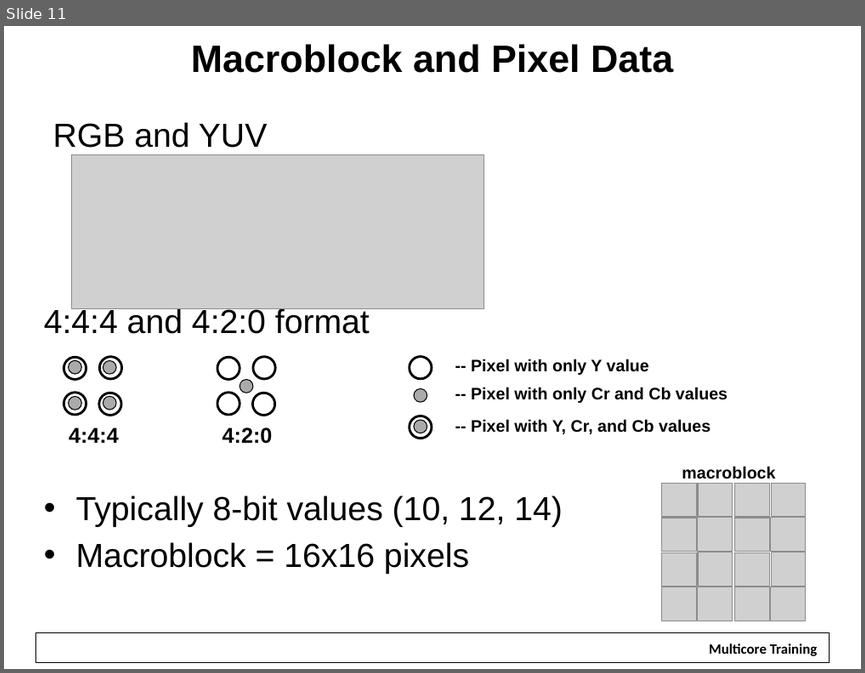
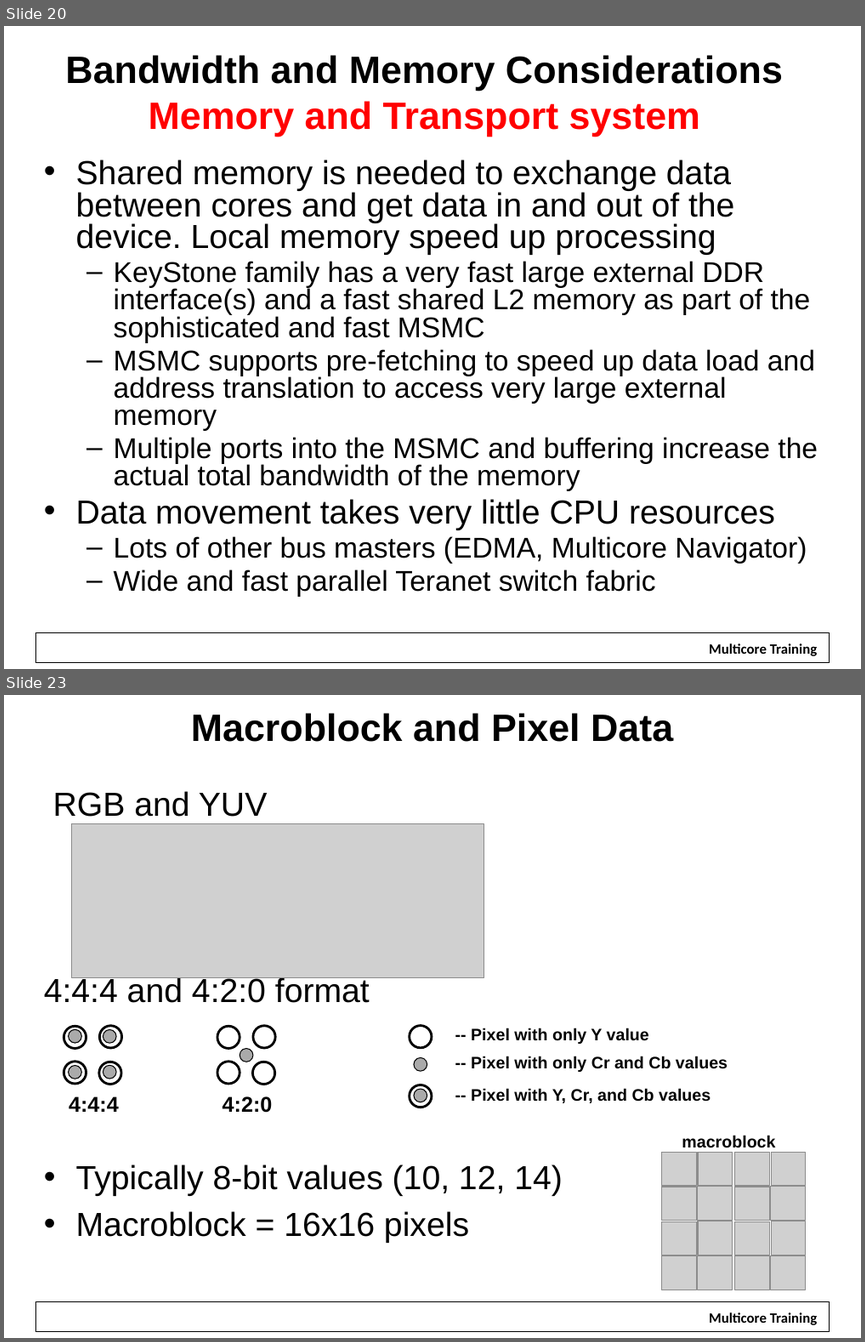
Before and after one commit to hari1989/keystone-workshop, a slide deck: slides/Multicore Design.pptx. Shown one above the other, each under a label of ours: slide 11 before the commit, slides 20 and 23 after it; the slides between them are not shown. The pictures are 865x673 and 865x1342 pixels, drawn with LibreOffice and Linux fonts; fonts in the diff are those of the drawing; grey boxes stand for pictures; background and template pictures are left out. Boxes give left, top, right and bottom in pixels: in the first picture for what was removed or moved away, otherwise in the second. Text is boxed around its words. In the diff, an @@ line names an element or a change of style, - is before the commit and + after.

```diff
--- a/slides/Multicore Design.pptx
+++ b/slides/Multicore Design.pptx
@@ slide 20 added at <box>4,26,861,669</box>, background #FFFFFF; not listed: 2 template elements that a slide beside it also shows @@
@@ title added at <box>65,55,783,136</box>, 32 pt, text #000000, bold @@
+Bandwidth and Memory Considerations
+Memory and Transport system
@@ text added at <box>76,159,817,596</box>, 24 pt, text #000000 @@
+• Shared memory is needed to exchange data between cores and get data in and out of the device. Local memory speed up processing
+  – KeyStone family has a very fast large external DDR interface(s) and a fast shared L2 memory as part of the sophisticated and fast MSMC
+  – MSMC supports pre-fetching to speed up data load and address translation to access very large external memory
+  – Multiple ports into the MSMC and buffering increase the actual total bandwidth of the memory
+• Data movement takes very little CPU resources
+  – Lots of other bus masters (EDMA, Multicore Navigator)
+  – Wide and fast parallel Teranet switch fabric
@@ what was slide 11 is now slide 23 @@
```
Also in this commit, not shown: 7 slides changed, 35 other slides added, 5 slides removed.
